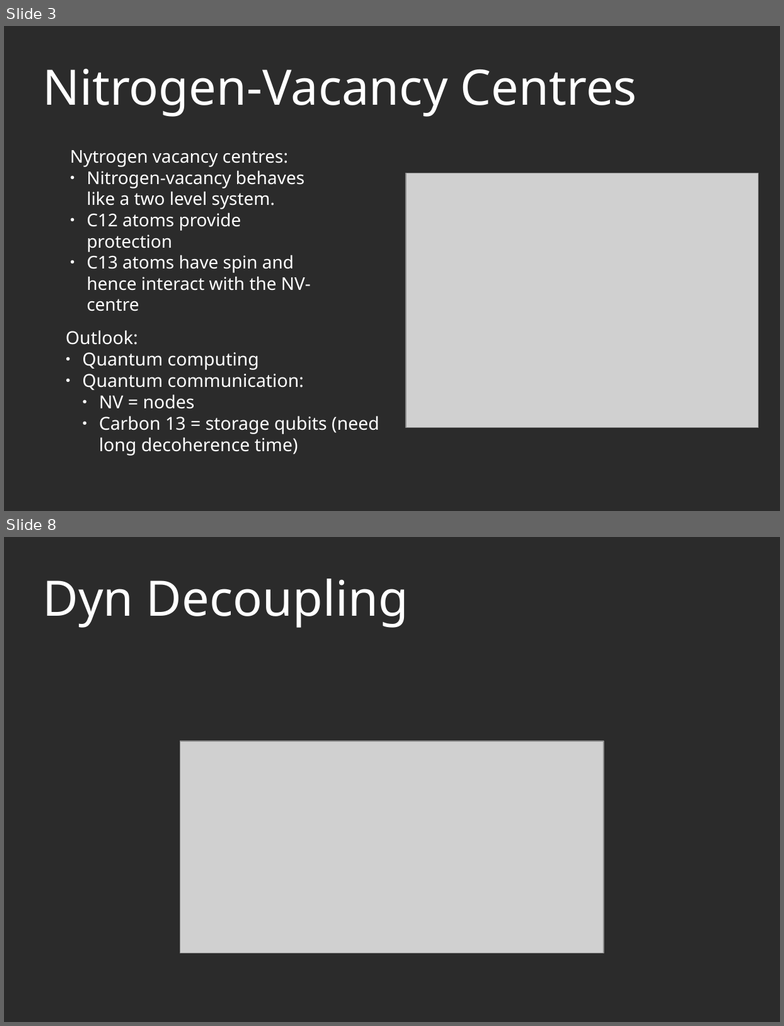
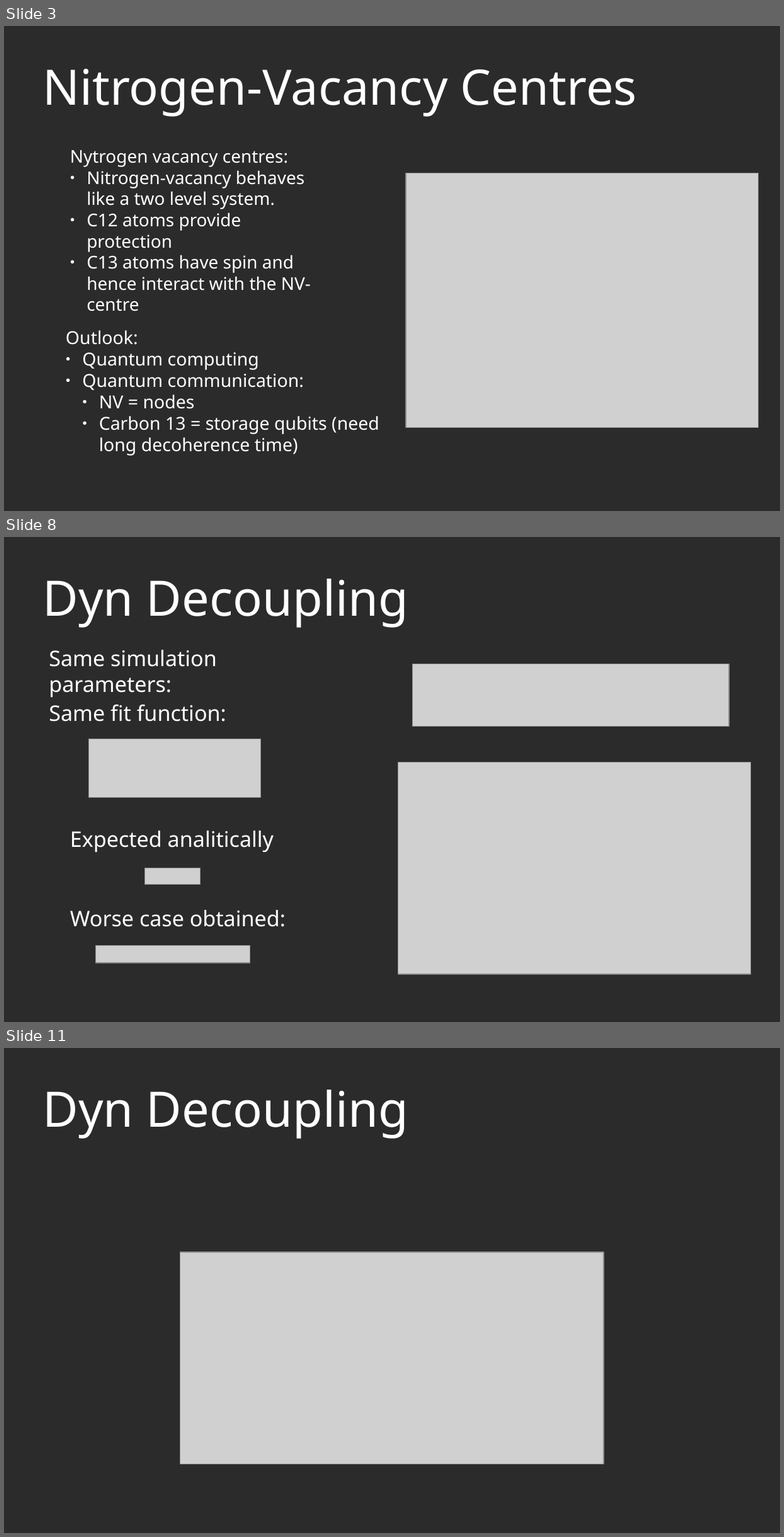
Before and after one commit to AGaliciaMartinez/Final-Project-Computational-Physics, a slide deck: presentation/NV_Carbons_presentation_asier.odp. Shown one above the other, each under a label of ours: slides 3 and 8 before the commit, slides 3, 8 and 11 after it; the slides between them are not shown. The pictures are 784x1026 and 784x1537 pixels, drawn with LibreOffice and Linux fonts; fonts in the diff are those of the drawing; grey boxes stand for pictures; background and template pictures are left out; a plain dark background stands for a picture behind light text. Boxes give left, top, right and bottom in pixels: in the first picture for what was removed or moved away, otherwise in the second. Text is boxed around its words. In the diff, an @@ line names an element or a change of style, - is before the commit and + after.

```diff
--- a/presentation/NV_Carbons_presentation_asier.odp
+++ b/presentation/NV_Carbons_presentation_asier.odp
@@ slide 8 added at box(4, 537, 780, 1022), background picture (left out) @@
@@ title added at box(42, 579, 408, 628), 50 pt, text #FFFFFF @@
+Dyn Decoupling
@@ text added at box(49, 650, 217, 697), 22 pt, text #FFFFFF @@
+Same simulation parameters:
@@ picture added at box(412, 664, 730, 727) @@
@@ text added at box(49, 705, 226, 722), 22 pt, text #FFFFFF @@
+Same fit function:
@@ picture added at box(88, 739, 260, 798) @@
@@ picture added at box(398, 763, 751, 974) @@
@@ text added at box(70, 831, 274, 852), 22 pt, text #FFFFFF @@
+Expected analitically
@@ picture added at box(145, 868, 201, 885) @@
@@ text added at box(70, 910, 286, 927), 22 pt, text #FFFFFF @@
+Worse case obtained:
@@ picture added at box(95, 945, 250, 963) @@
@@ what was slide 8 is now slide 11 @@
```
Also in this commit, not shown: 2 slides changed, 6 other slides added, 2 slides removed, 6 other files.
